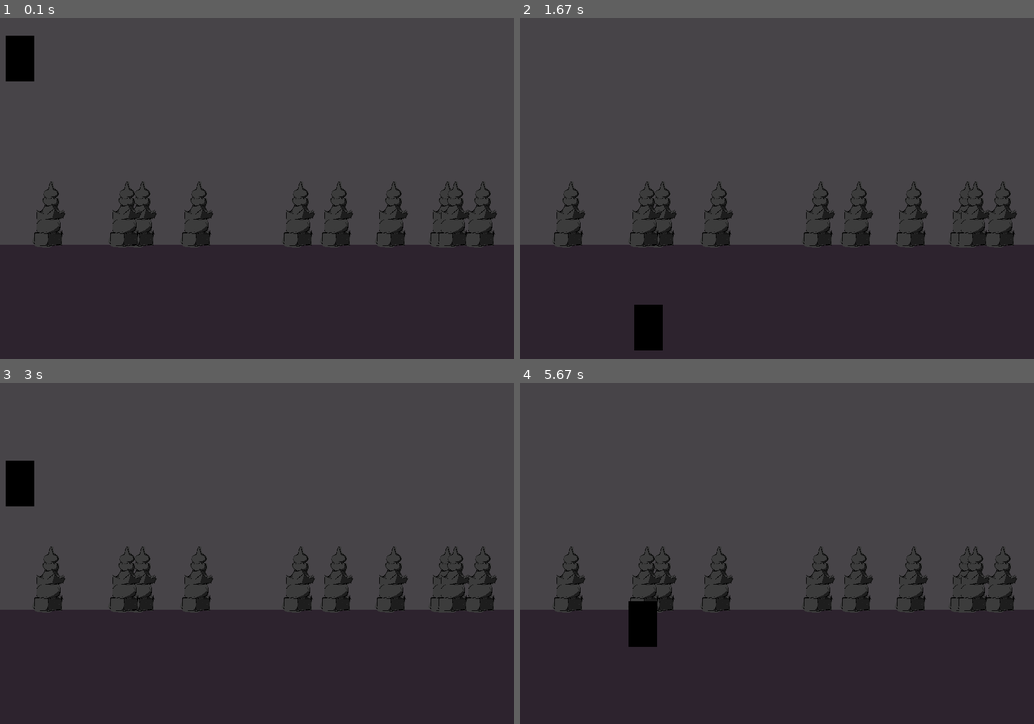
Above: before the commit, frames 1-4 (two rows, left to right).
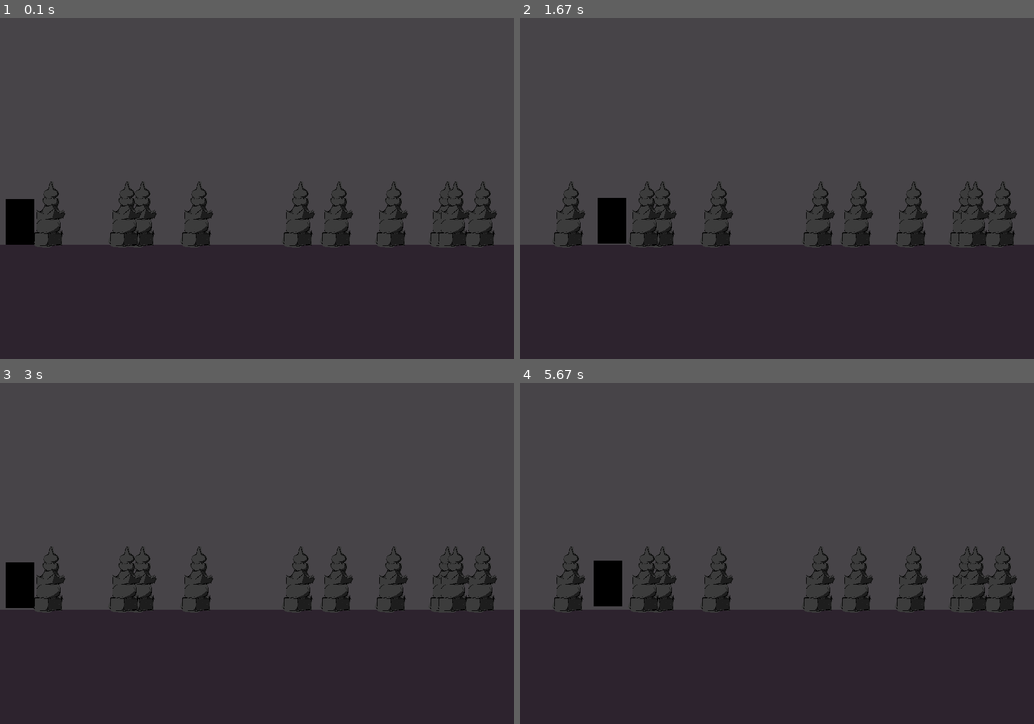
Above: after the commit, the same moments.

Repository: Lekitio/Pygame-first-game
Game: pygame game, started from main tutorial.py
Same seed, same stepped clock (60 frames per second), same inputs: the game is played once before the commit and once after it.
Inputs (mouse positions are in pixels of both pictures, inside the frame that each line leads up to):
- Up to frame 1 (0.1 s): no input
- Up to frame 2 (1.67 s): tap X at 0.33, 1.07, 1.37, 1.57 s; tap Space at 0.67 s; hold Right 1-1.47 s; move the mouse to (653, 191) at 1.03 s; hold Right from 1.5 s (still down); move the mouse to (617, 137) at 1.53 s
- Up to frame 3 (3 s): tap X at 1.87, 2.07, 2.37, 2.63, 2.93 s; release Right at 1.97 s; hold Left 2-2.53 s; move the mouse to (334, 434) at 2.03 s; hold Left 2.57-2.97 s; move the mouse to (318, 580) at 2.6 s
- Up to frame 4 (5.67 s): hold Right 3-3.63 s; move the mouse to (787, 437) at 3.03 s; tap X at 3.07, 3.37, 3.73, 4.03, 4.23, 4.53, 4.73, 5.03, 5.23, 5.53 s; hold Left 3.67-4.13 s; move the mouse to (591, 543) at 3.7 s; hold Right 4.17-4.63 s; move the mouse to (782, 587) at 4.2 s; hold Right 4.67-5.13 s; move the mouse to (761, 495) at 4.7 s; hold Left from 5.17 s (still down); move the mouse to (910, 604) at 5.2 s

The runs differ from the first frame. In frame 1, 1.5% of the frame differs, in the area x 1-7%, y 5-67%; in frame 2, 1.5%, in the area x 15-28%, y 52-98%; in frame 3, 1.5%; in frame 4, 1.5%.

Commit message:
I Lowkey added a jump function in test based on gravity jump_power and velocity. While x is held down you will jump, when released stops. Falling is progressive and will increase in speed. Maybe i should add a speed cap. anyway i dont likt it rn so i'll change the jump a bit but this took AGES

Diff:
--- a/main tutorial.py
+++ b/main tutorial.py
@@ -13,6 +13,9 @@
 
 pygame.display.set_caption("Game name")
 #this gives the window a name
+
+#importing all images
+japanese_pillar_1_surf = pygame.image.load(join("images", "Japanese_rock_pillar1.png")).convert_alpha()
 
 clock = pygame.time.Clock() #caps the framerate, Otherwise it runs infinitely fast
 
@@ -39,20 +42,85 @@
         w = 50
         h = 80
         self.image = pygame.Surface((w, h))
-        self.rect = self.image.get_frect(topleft = (10,10))
-        self.direction = pygame.math.Vector2(1, 1) #defult
-        self.speed = 300
+        self.rect = self.image.get_frect(bottomleft = (10, ground.top))
+        self.direction = pygame.math.Vector2(1, 0) #defult
+        self.speed = 200
+
+        #Jump timer
+        self.can_jump = True
+        self.last_jump_time = 0
+        self.gravity = 1500
+        self.on_ground = True
+        self.cooldown_jump = 100
+        self.jump_button = pygame.K_x
+
+        #Slash
+        self.can_slash = True
+        self.last_slash_time = 0
+        self.cooldown_slash = 1000
+
+    # def jump(self):
+    #     self.direction.y = -1
+
+    def falling_motion(self):
+        if self.rect.bottom > ground.top: #fall while above ground
+            # for i in range(20):
+            #     self.direction.y += i/10
+            self.direction.y *= 0.5
+        else:
+            # self.direction.y = 0
+            self.rect.bottom = ground.top
+            self.on_ground = True
+            # self.cooldown_jump = pygame.time.get_ticks() #if i wanna make on ground timer
+            return True
+
+
+    def jump_timer(self):
+        #while holding the key jump unless jumped for x time or hit roof
+
+        keys = pygame.key.get_pressed()
+        if not self.can_jump: #runs always
+            self.direction.y = -1
+            current_jump_time = pygame.time.get_ticks()
+            if current_jump_time > self.last_jump_time + self.cooldown_jump and not keys[self.jump_button]:
+                self.falling = True
+                self.can_jump = True #Can always jump ig? Or maybe cooldown based on floor
+            #gets current time
+        else:
+            return self.falling_motion()
+
+    def slash_timer(self):
+        if not self.can_slash:
+            current_slash_time = pygame.time.get_ticks()
+            if current_slash_time > self.last_slash_time + self.cooldown_slash:
+                self.can_slash = True
+
 
     def update(self):
         #update() will run this
         keys = pygame.key.get_pressed() #this is a dictionary of all the keys
         self.direction.x = keys[pygame.K_RIGHT]-keys[pygame.K_LEFT] #this jsut turns True -> 1, crazy
-        self.rect.center += self.direction * self.speed * delta_time #can control speed
+        self.rect.centerx += self.direction.x * self.speed * delta_time #can control speed
+        self.rect.centery += self.direction.y * delta_time
         in_frame_checker(player, height, width) #makes sure its in frame
 
+        #Getting inputs
+        # jumping mechanism
+        if keys[self.jump_button] and self.can_jump and self.on_ground: #only triggered once because can_jump -> False
+            self.can_jump = False
+            self.last_jump_time = pygame.time.get_ticks()
+        self.can_jump = self.jump_timer()
+        # print(self.falling)
+        # Getting inputs
+
         recent_keys = pygame.key.get_just_pressed()
-        if recent_keys[pygame.K_SPACE]:
+        if recent_keys[pygame.K_SPACE] and self.can_slash:
             print("pew")
+            self.can_slash = False
+            self.last_slash_time = pygame.time.get_ticks()
+        self.slash_timer()
+
+
 
 class Object1(pygame.sprite.Sprite):
     def __init__(self, group, image):
@@ -83,7 +151,6 @@
 
 #creating objects, order matter.
 #   created first -> gets covered
-japanese_pillar_1_surf = pygame.image.load(join("images", "Japanese_rock_pillar1.png")).convert_alpha()
 for i in range(10):
     Object1(all_sprites, japanese_pillar_1_surf)
 player = Player(all_sprites)
--- a/test.py
+++ b/test.py
@@ -2,6 +2,105 @@
 #I've downloaded the pygame-ce version (community edition)
 #https://pypi.org/project/pygame-ce/
 
+pygame.init()
+# print("yay")
+# print(pygame.version.ver)
+WIDTH = HEIGHT = 300
+display_main = pygame.display.set_mode((WIDTH, HEIGHT))
+clock = pygame.time.Clock()
+running = True
 
-print("yay")
-print(pygame.version.ver)
+GRAVITY = 500
+
+all_sprites = pygame.sprite.Group()
+class player(pygame.sprite.Sprite):
+    def __init__(self, groups):
+        super().__init__(groups)
+        self.image = pygame.Surface((30, 30))
+        self.rect = self.image.get_frect(midbottom = (WIDTH//2, HEIGHT//2))
+        self.direction = pygame.math.Vector2(0, 0)
+
+        #Physics
+        self.velocity = pygame.math.Vector2(0, 0)
+        #Jumping physics
+        self.on_ground = True
+        self.jump_force = 500
+
+        #jump cooldown
+        self.can_jump = True
+        self.last_jump_time = 0
+        self.jump_cooldown = 100
+        self.current_jump_time = 0
+        self.landed = False #this isnt optimal
+
+
+    # def jump(self):
+    #     keys = pygame.key.get_pressed()
+    #     if keys[pygame.K_x]:
+
+    #         self.velocity.y += GRAVITY
+    #         self.direction.y -= self.velocity.y
+
+    #     elif not keys[pygame.K_x] and self.moving_up:
+    #         self.velocity.y = 0
+    #         self.direction.y =- GRAVITY
+
+    def can_jump_cooldown(self):
+        if not self.can_jump:
+            self.current_jump_time = pygame.time.get_ticks()
+            if self.current_jump_time >= self.last_jump_time + self.jump_cooldown:
+                self.can_jump = True
+
+    def update(self):
+        keys = pygame.key.get_pressed()
+
+        if keys[pygame.K_x] and self.on_ground and self.can_jump:
+            # self.rect.centery = 1
+            self.velocity.y = -self.jump_force
+            self.on_ground = False
+
+        self.velocity.y += GRAVITY * delta_time #always affected by gravity
+
+        # downwards
+        if self.velocity.y > 0:
+            self.velocity.y += 0.9
+
+        #if släppa and upwards
+        if not keys[pygame.K_x] and self.velocity.y < 0:
+            self.velocity.y = 0
+
+        # fall faster
+        if self.velocity.y > 0: #going
+            self.velocity.y += GRAVITY * 0.5 * delta_time
+
+        #set actions into place
+        self.rect.centery += self.velocity.y * delta_time
+
+        if self.rect.bottom >= HEIGHT:
+            if self.on_ground == False:
+                self.last_jump_time = pygame.time.get_ticks()
+            self.rect.bottom = HEIGHT
+            self.on_ground = True
+            self.can_jump = False
+            self.velocity.y = 0
+
+        self.can_jump_cooldown()
+
+hanako = player(all_sprites)
+
+while running:
+    delta_time = clock.tick(60)/1000
+
+    queue = pygame.event.get()
+    for event in queue:
+        if event.type == pygame.QUIT:
+            running = False
+
+    #display stuff
+    all_sprites.update()
+    display_main.fill((71, 68, 72))
+    all_sprites.draw(display_main)
+
+    pygame.display.update()
+
+pygame.quit()
